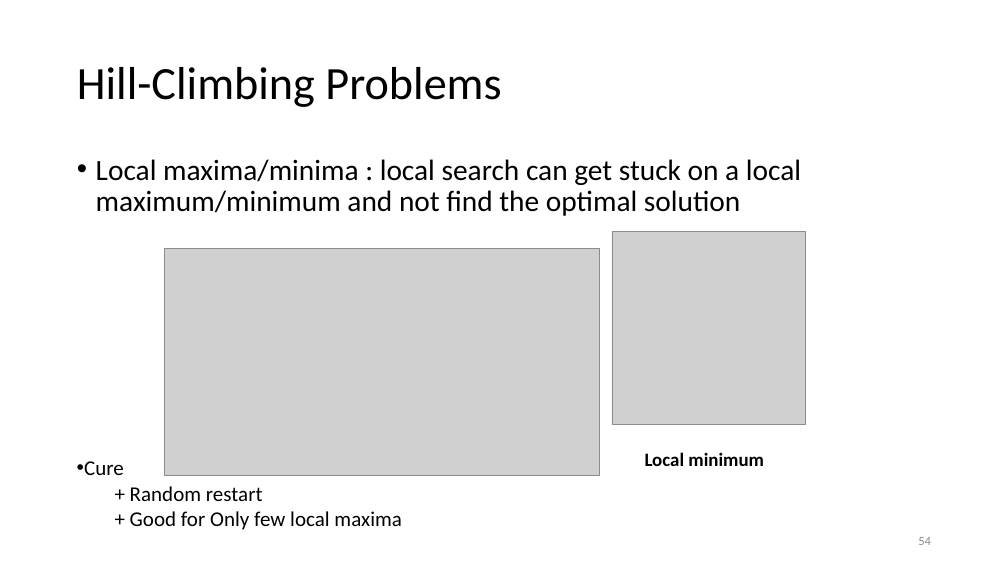
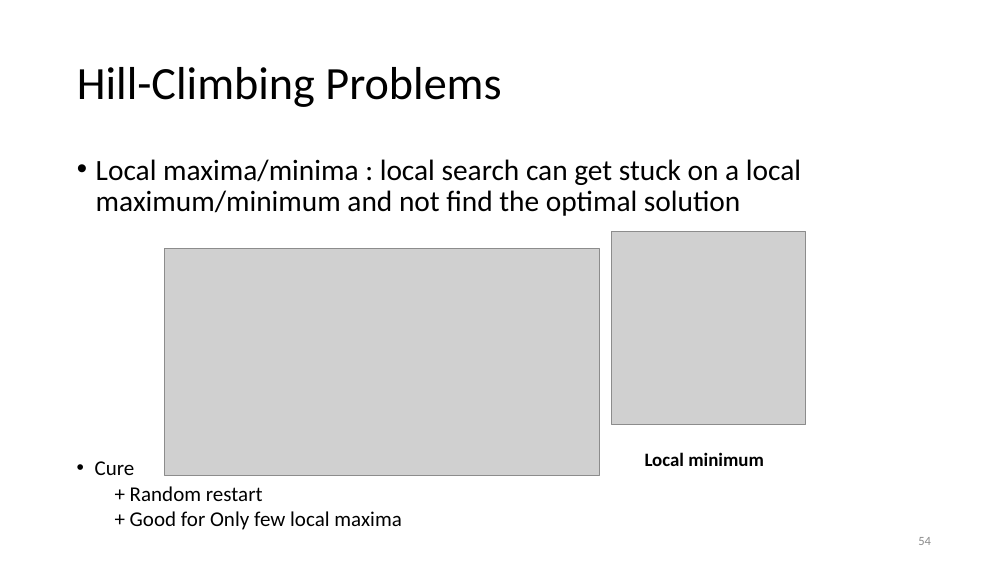
Before and after one commit to imranbuttcodes/SEMESTER_5, a slide deck: slide 54 of Artificial Intelligence/Course Material/Lec_08_Local Search.pptx. Drawn at 1008x567 pixels with LibreOffice and Linux fonts; fonts in the diff are those of the drawing; grey boxes stand for pictures. Boxes give left, top, right and bottom in pixels: in the first picture for what was removed or moved away, otherwise in the second. Text is boxed around its words. In the diff, an @@ line names an element or a change of style, - is before the commit and + after.

```diff
--- a/Artificial Intelligence/Course Material/Lec_08_Local Search.pptx
+++ b/Artificial Intelligence/Course Material/Lec_08_Local Search.pptx
@@ text "Cure" at (x1=95, y1=461, x2=401, y2=530): indent changed; list level 2 to 1 in "+ Random restart"; list level 2 to 1 in "+ Good for Only few ..." @@
```
Also in this commit, not shown: 32 other slides changed, 9 other files.
